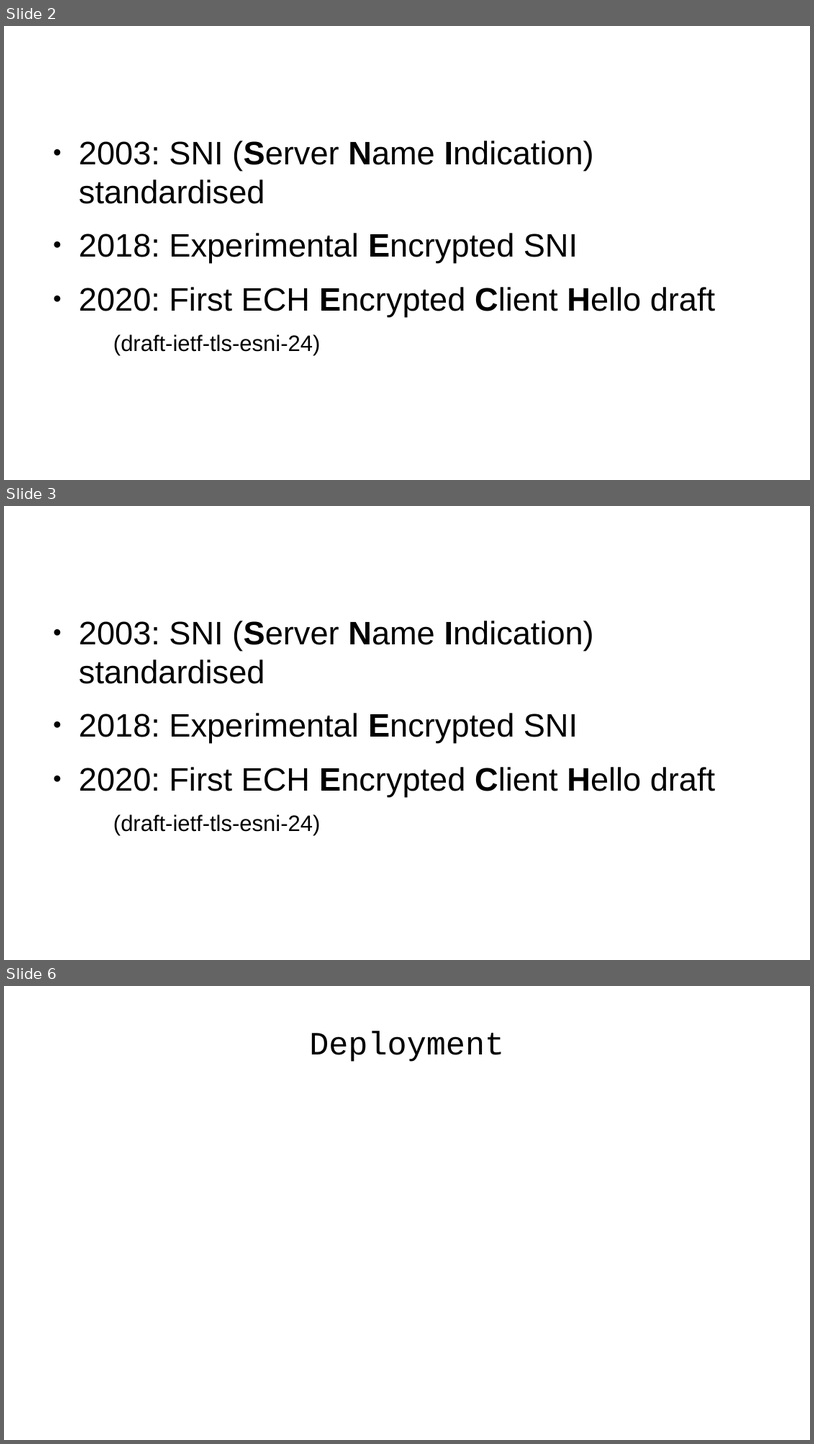
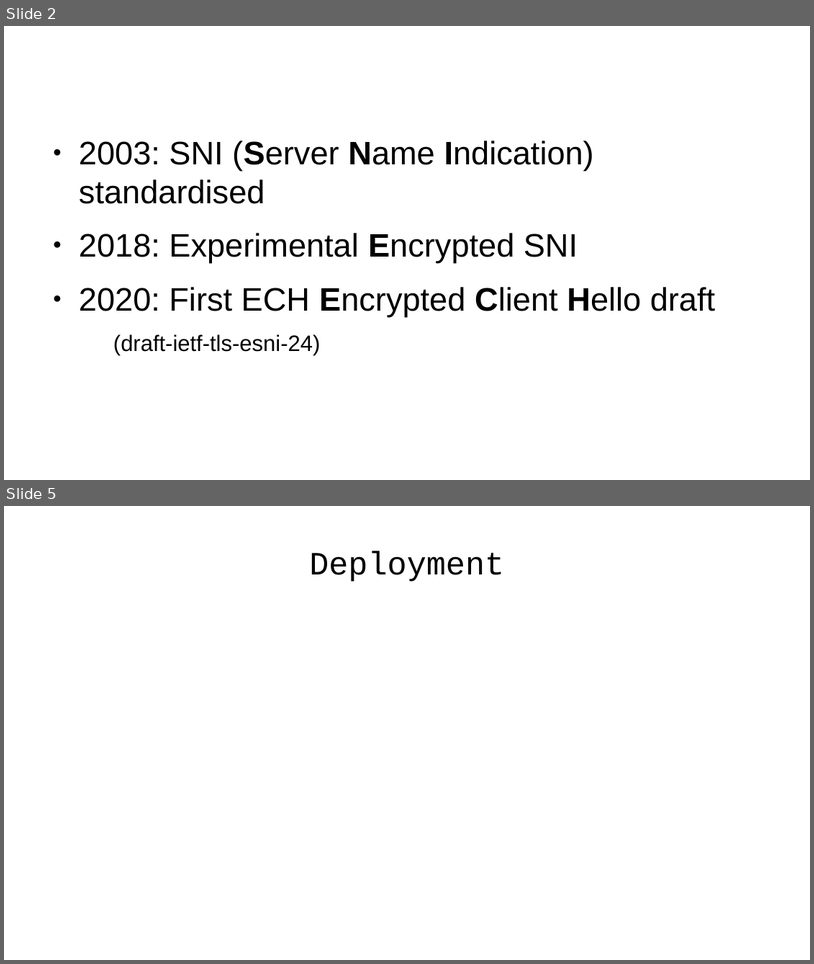
Before and after one commit to certtools/defo-security-analysis, a slide deck: stammtisch/presentation.odp. Shown one above the other, each under a label of ours: slides 2, 3 and 6 before the commit, slides 2 and 5 after it; the slides between them are not shown. The pictures are 814x1444 and 814x964 pixels, drawn with LibreOffice and Linux fonts; fonts in the diff are those of the drawing. Boxes give left, top, right and bottom in pixels: in the first picture for what was removed or moved away, otherwise in the second. Text is boxed around its words. In the diff, an @@ line names an element or a change of style, - is before the commit and + after.

```diff
--- a/stammtisch/presentation.odp
+++ b/stammtisch/presentation.odp
@@ slide 3 removed at <box>4,506,810,960</box>, background #FFFFFF @@
@@ text removed at <box>79,620,715,836</box> @@
-● 2003: SNI (Server Name Indication) standardised
-● 2018: Experimental Encrypted SNI
-● 2020: First ECH Encrypted Client Hello draft
-  (draft-ietf-tls-esni-24)
@@ what was slide 6 is now slide 5 @@
```
Also in this commit, not shown: 3 slides changed, 2 slides added.
